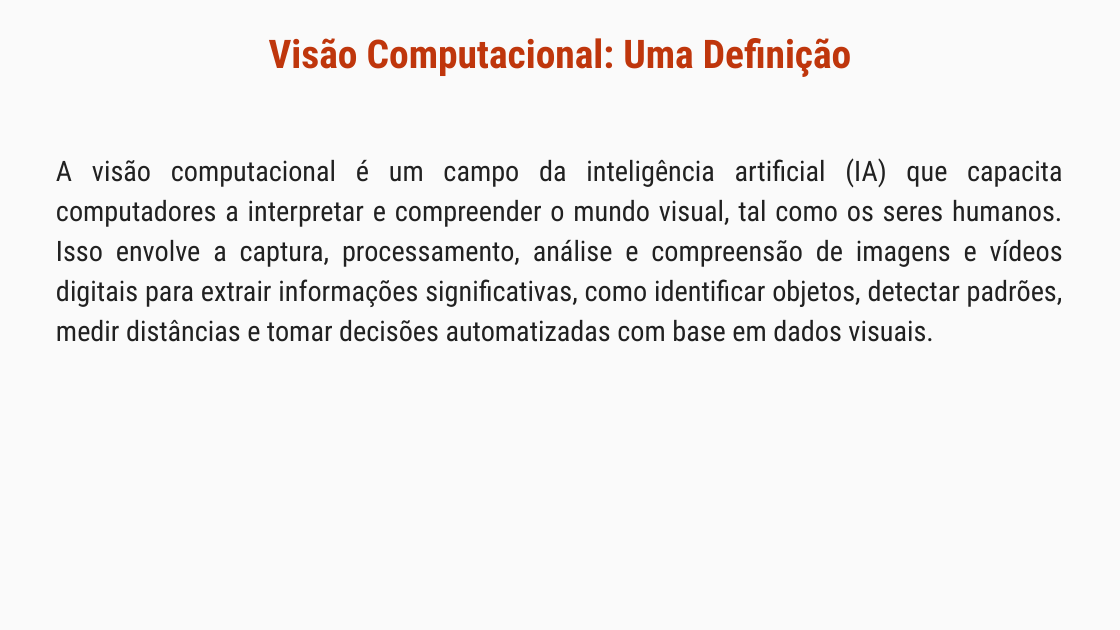
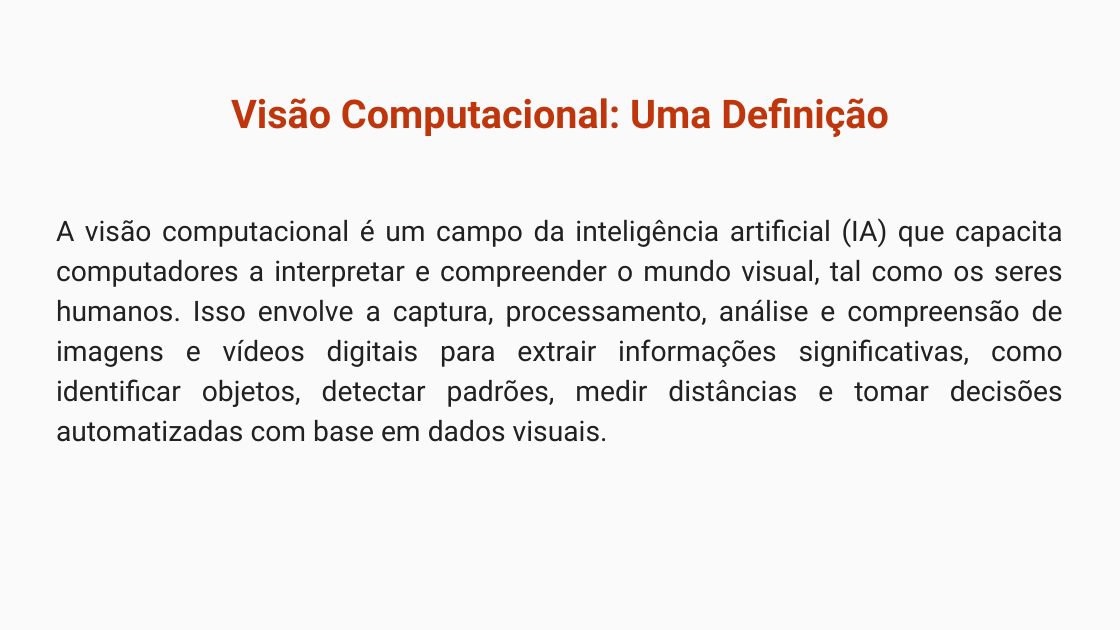
Before and after one commit to maurizioprizzi/finding_lanes, a slide deck: slide 5 of computer_vision_encounter_01.odp (slide 3 before the commit). Drawn at 1120x630 pixels with LibreOffice and Linux fonts; fonts in the diff are those of the drawing. Boxes give left, top, right and bottom in pixels: in the first picture for what was removed or moved away, otherwise in the second. Text is boxed around its words. In the diff, an @@ line names an element or a change of style, - is before the commit and + after.

```diff
--- a/computer_vision_encounter_01.odp
+++ b/computer_vision_encounter_01.odp
@@ title "Visão Computacional: Uma Definição" at <box>231,98,889,137</box>: font Roboto Condensed to Roboto @@
@@ title "Visão Computacional: Uma Definição": place and size @@
-title "Visão Computacional: Uma Definição" at <box>269,38,852,77</box>
+title "Visão Computacional: Uma Definição" at <box>231,98,889,137</box>
@@ subtitle "A visão computacional é um ...": place and size @@
-subtitle "A visão computacional é um ..." at <box>56,158,1063,342</box>
+subtitle "A visão computacional é um ..." at <box>56,218,1063,442</box>
@@ subtitle "A visão computacional é um ..." at <box>56,218,1063,442</box>: font Roboto Condensed to Roboto @@
```
Also in this commit, not shown: 31 other slides changed, 10 slides added, 11 other files.
